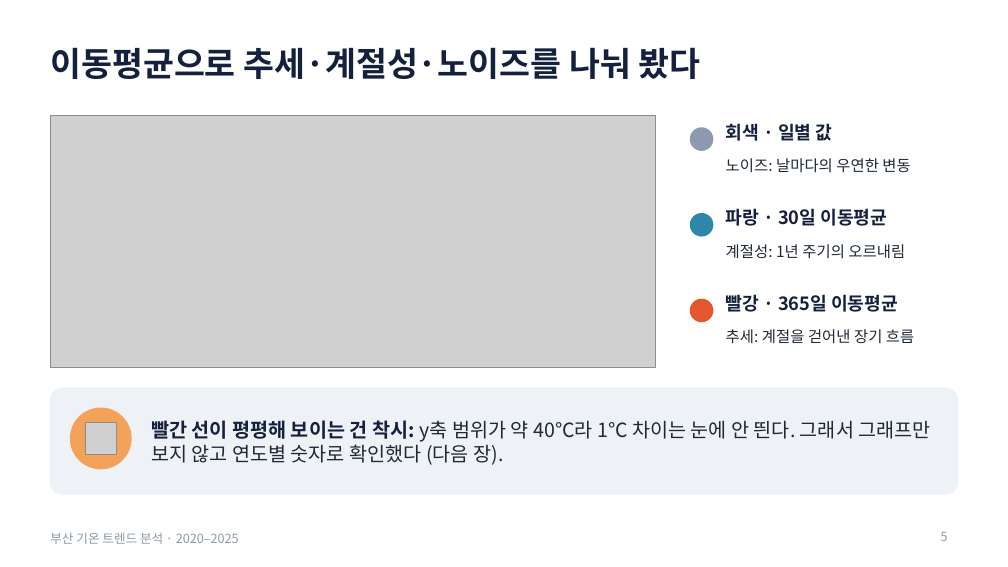
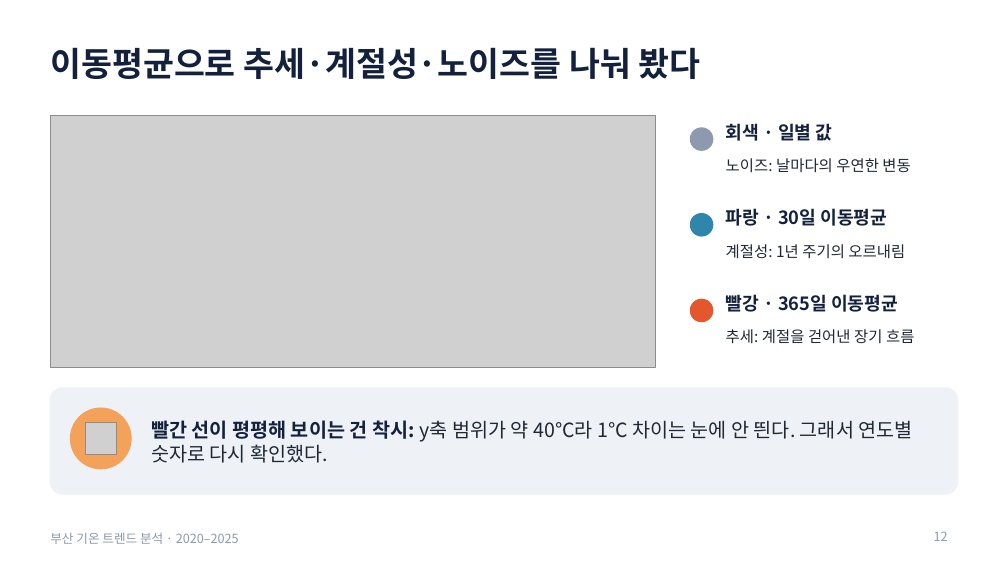
Before and after one commit to 17lucky71/busan-temperature-trend, a slide deck: slide 12 of docs/presentation.pptx (slide 5 before the commit). Drawn at 1008x567 pixels with LibreOffice and Linux fonts; fonts in the diff are those of the drawing; grey boxes stand for pictures. Boxes give left, top, right and bottom in pixels: in the first picture for what was removed or moved away, otherwise in the second. Text is boxed around its words. In the diff, an @@ line names an element or a change of style, - is before the commit and + after.

Commit message:
docs: 발표 자료 30장으로 확장

```diff
--- a/docs/presentation.pptx
+++ b/docs/presentation.pptx
@@ text at [151,420,913,463]: text changed @@
-빨간 선이 평평해 보이는 건 착시: y축 범위가 약 40℃라 1℃ 차이는 눈에 안 띈다. 그래서 그래프만 보지 않고 연도별 숫자로 확인했다 (다음 장).
+빨간 선이 평평해 보이는 건 착시: y축 범위가 약 40℃라 1℃ 차이는 눈에 안 띈다. 그래서 연도별 숫자로 다시 확인했다.
@@ page number at [934,532,948,541]: text changed @@
-5
+12
```
Also in this commit, not shown: 8 other slides changed, 14 slides added.
